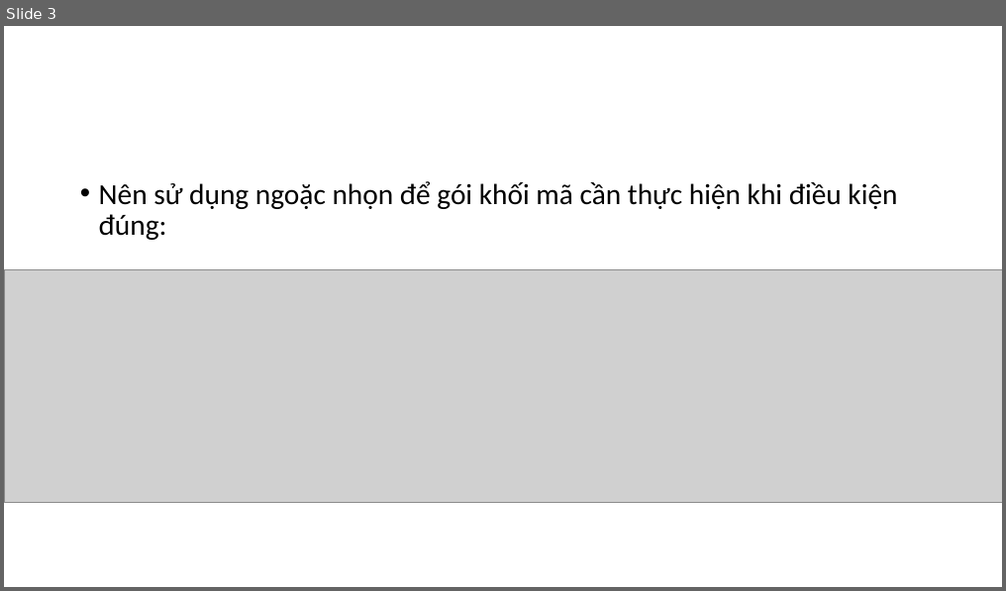
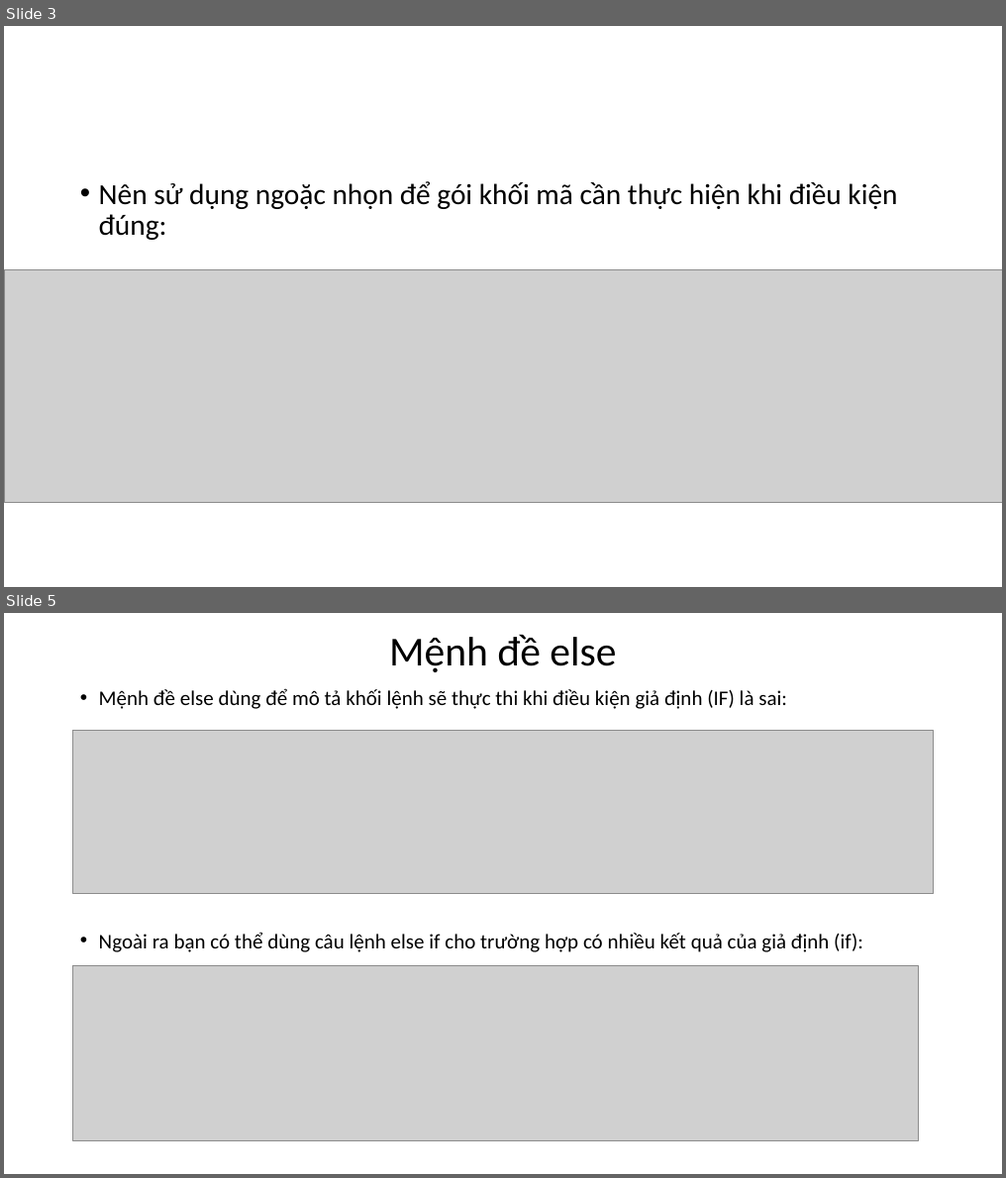
Before and after one commit to cuongcungcoi/web28, a slide deck: lab9/dịch 2.10.pptx. Shown one above the other, each under a label of ours: slide 3 before the commit, slides 3 and 5 after it; the slides between them are not shown. The pictures are 1006x591 and 1006x1178 pixels, drawn with LibreOffice and Linux fonts; fonts in the diff are those of the drawing; grey boxes stand for pictures. Boxes give left, top, right and bottom in pixels: in the first picture for what was removed or moved away, otherwise in the second. Text is boxed around its words. In the diff, an @@ line names an element or a change of style, - is before the commit and + after.

```diff
--- a/lab9/dịch 2.10.pptx
+++ b/lab9/dịch 2.10.pptx
@@ slide 5 added at <box>4,613,1002,1174</box>, background #FFFFFF @@
@@ title added at <box>389,634,616,672</box>, 39.6 pt, text #000000 @@
+Mệnh đề else
@@ text added at <box>99,688,863,953</box>, 20 pt, text #000000 @@
+• Mệnh đề else dùng để mô tả khối lệnh sẽ thực thi khi điều kiện giả định (IF) là sai:
+• Ngoài ra bạn có thể dùng câu lệnh else if cho trường hợp có nhiều kết quả của giả định (if):
@@ picture added at <box>73,731,934,894</box> @@
@@ picture added at <box>73,965,919,1141</box> @@
```
Also in this commit, not shown: 1 slide changed, 2 other slides added, 2 other files.
